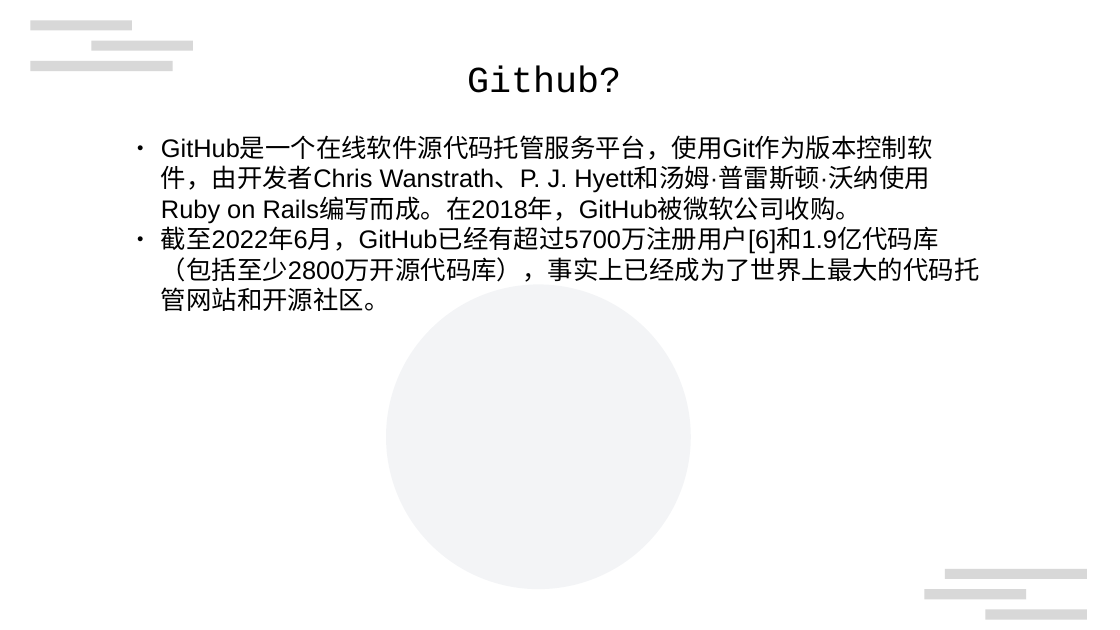
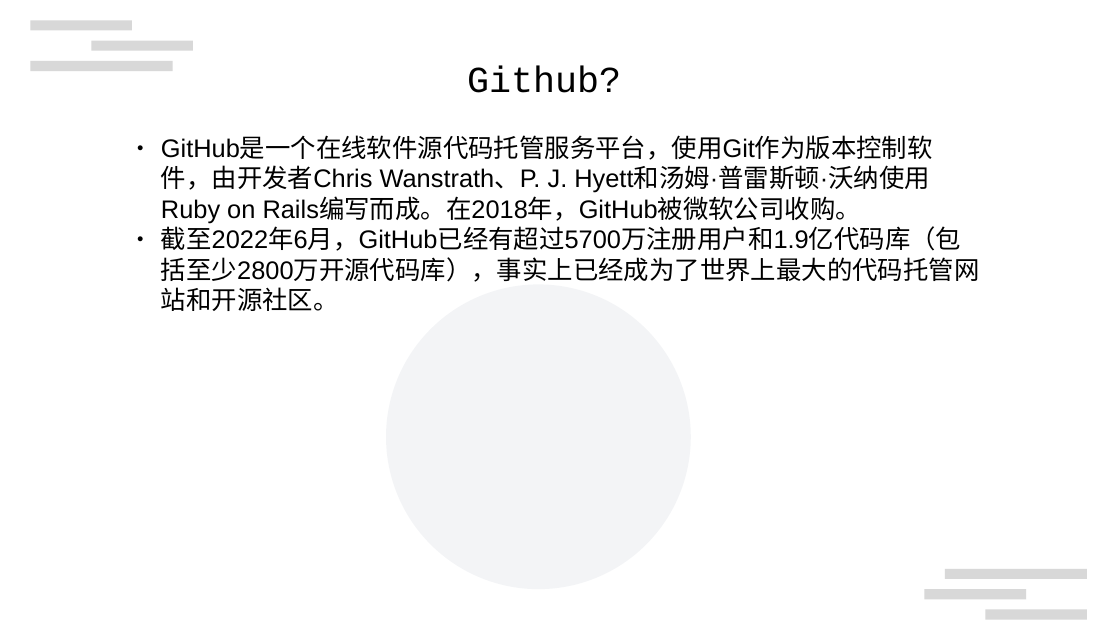
Before and after one commit to qlu-mirrors/Weeklyparty, a slide deck: slide 10 of resources/Git-梁一博.odp. Drawn at 1120x630 pixels with LibreOffice and Linux fonts; fonts in the diff are those of the drawing; background and template pictures are left out. Boxes give left, top, right and bottom in pixels: in the first picture for what was removed or moved away, otherwise in the second. Text is boxed around its words. In the diff, an @@ line names an element or a change of style, - is before the commit and + after.

Commit message:
modified git odp

```diff
--- a/resources/Git-梁一博.odp
+++ b/resources/Git-梁一博.odp
@@ text at [161,222,979,311]: text changed @@
-● 截至2022年6月，GitHub已经有超过5700万注册用户[6]和1.9亿代码库（包括至少2800万开源代码库），事实上已经成为了世界上最大的代码托管网站和开源社区。
+● 截至2022年6月，GitHub已经有超过5700万注册用户和1.9亿代码库（包括至少2800万开源代码库），事实上已经成为了世界上最大的代码托管网站和开源社区。
```
Also in this commit, not shown: 2 other slides changed.
